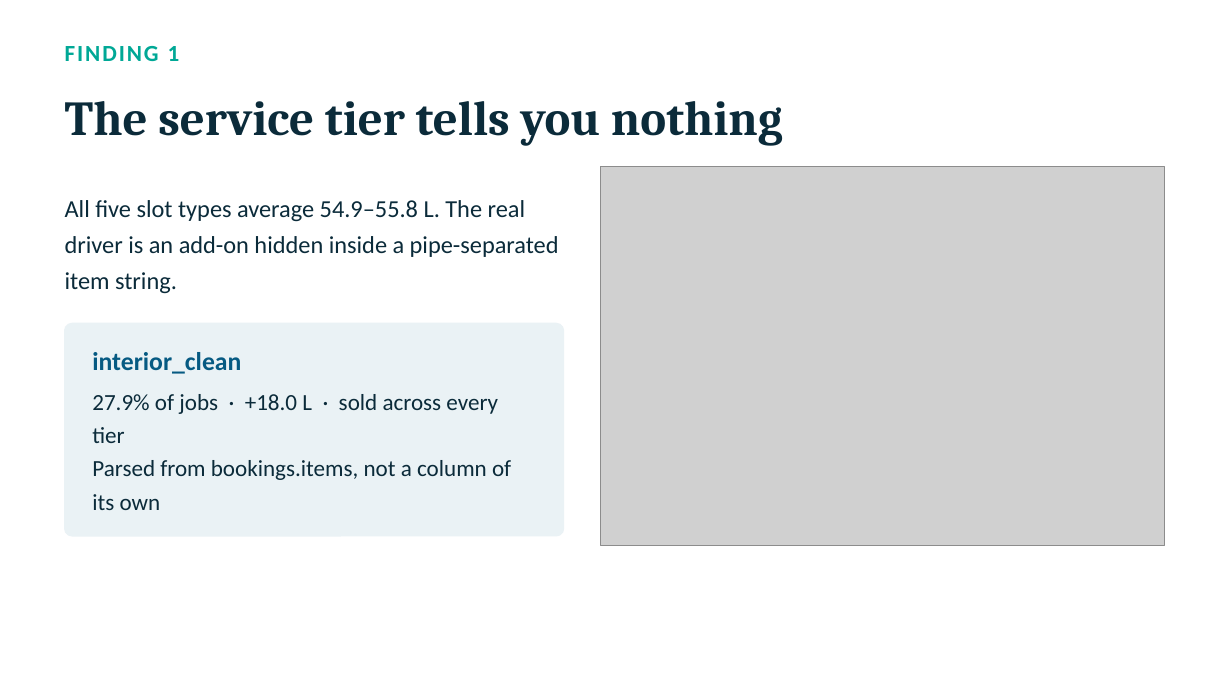
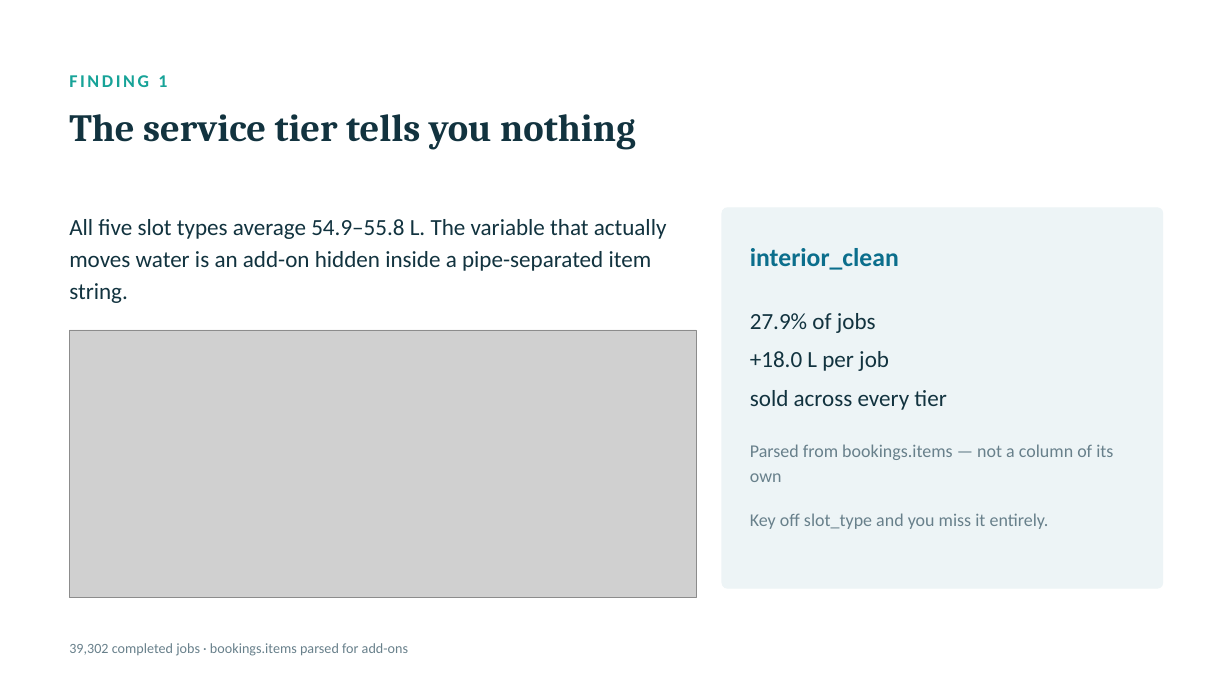
Before and after one commit to namanphogat0003-commits/doorstep-A07-water-supplies, a slide deck: slide 3 of paper/A7_slides.pptx. Drawn at 1232x693 pixels with LibreOffice and Linux fonts; fonts in the diff are those of the drawing; grey boxes stand for pictures. Boxes give left, top, right and bottom in pixels: in the first picture for what was removed or moved away, otherwise in the second. Text is boxed around its words. In the diff, an @@ line names an element or a change of style, - is before the commit and + after.

```diff
--- a/paper/A7_slides.pptx
+++ b/paper/A7_slides.pptx
@@ text "FINDING 1": place and size @@
-text "FINDING 1" at box(65, 46, 180, 61)
+text "FINDING 1" at box(69, 75, 167, 87)
@@ text "FINDING 1" at box(69, 75, 167, 87): size 18 to 14 pt, text colour #00A896 to #17A398, letter spacing 1.5 to 2 pt; vertical alignment middle to top @@
@@ text "The service tier tells you ...": place and size @@
-text "The service tier tells you ..." at box(65, 101, 783, 145)
+text "The service tier tells you ..." at box(69, 114, 635, 150)
@@ text "The service tier tells you ..." at box(69, 114, 635, 150): size 38 to 30 pt, text colour #0B2B3A to #12333F; vertical alignment middle to top @@
@@ picture removed at box(601, 166, 1165, 545) @@
@@ text "All five slot types average ..." at box(69, 219, 667, 303): vertical alignment middle to top @@
@@ rounded rectangle added at box(723, 208, 1164, 588), fill #EDF4F6, outline #EDF4F6 1 pt @@
@@ text at box(69, 219, 667, 303): text changed; size 19 to 18 pt; text colour #0B2B3A to #12333F @@
-All five slot types average 54.9–55.8 L. The real driver is an add-on hidden inside a pipe-separated item string.
+All five slot types average 54.9–55.8 L. The variable that actually moves water is an add-on hidden inside a pipe-separated item string.
@@ text "interior_clean": place and size @@
-text "interior_clean" at box(92, 352, 241, 374)
+text "interior_clean" at box(750, 248, 899, 270)
@@ text "interior_clean" at box(750, 248, 899, 270): text colour #065A82 to #0B6E8C; line spacing 1 to 28pt; vertical alignment middle to top @@
@@ text "27.9% of jobs" at box(750, 313, 946, 410): vertical alignment middle to top @@
@@ rounded rectangle removed at box(65, 323, 564, 536) @@
@@ text at box(750, 313, 946, 410): text changed; text colour #0B2B3A to #12333F @@
-27.9% of jobs · +18.0 L · sold across every tier
-Parsed from bookings.items, not a column of its own
+27.9% of jobs
++18.0 L per job
+sold across every tier
@@ picture added at box(69, 330, 697, 598) @@
@@ text added at box(750, 444, 1113, 482), 14 pt, text #68808B @@
+Parsed from bookings.items — not a column of its own
@@ text added at box(750, 513, 1049, 529), 14 pt, text #68808B @@
+Key off slot_type and you miss it entirely.
@@ text added at box(69, 643, 408, 656), 11 pt, text #68808B @@
+39,302 completed jobs · bookings.items parsed for add-ons
```
Also in this commit, not shown: 11 other slides changed, 5 other files.
